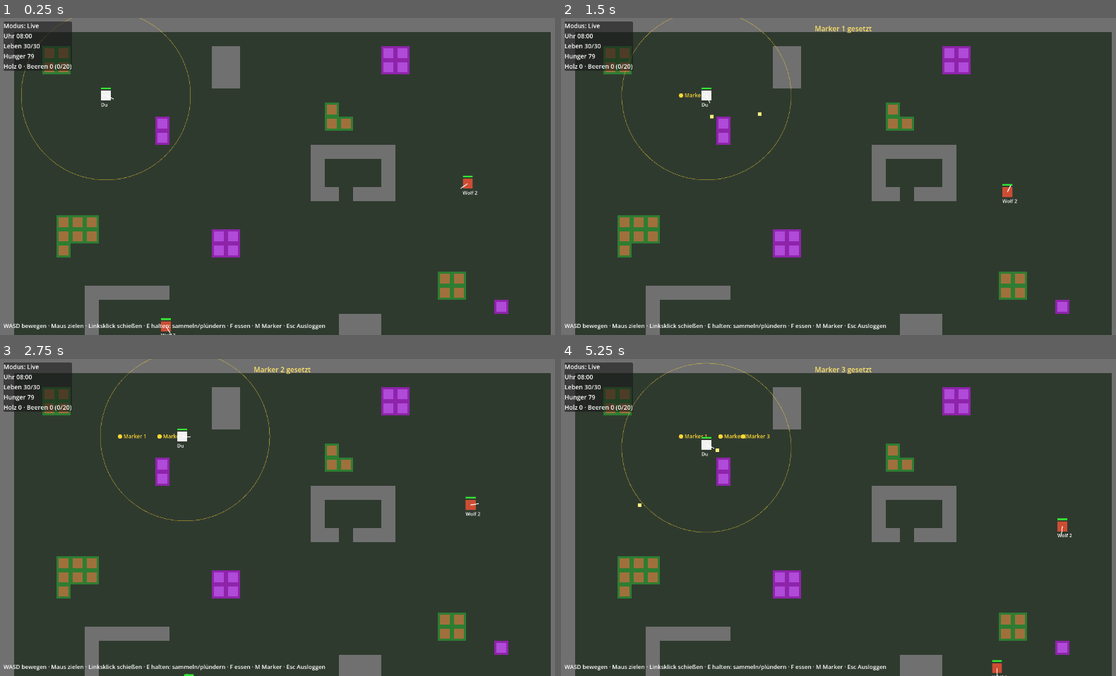
Above: before the commit, frames 1-4 (two rows, left to right).
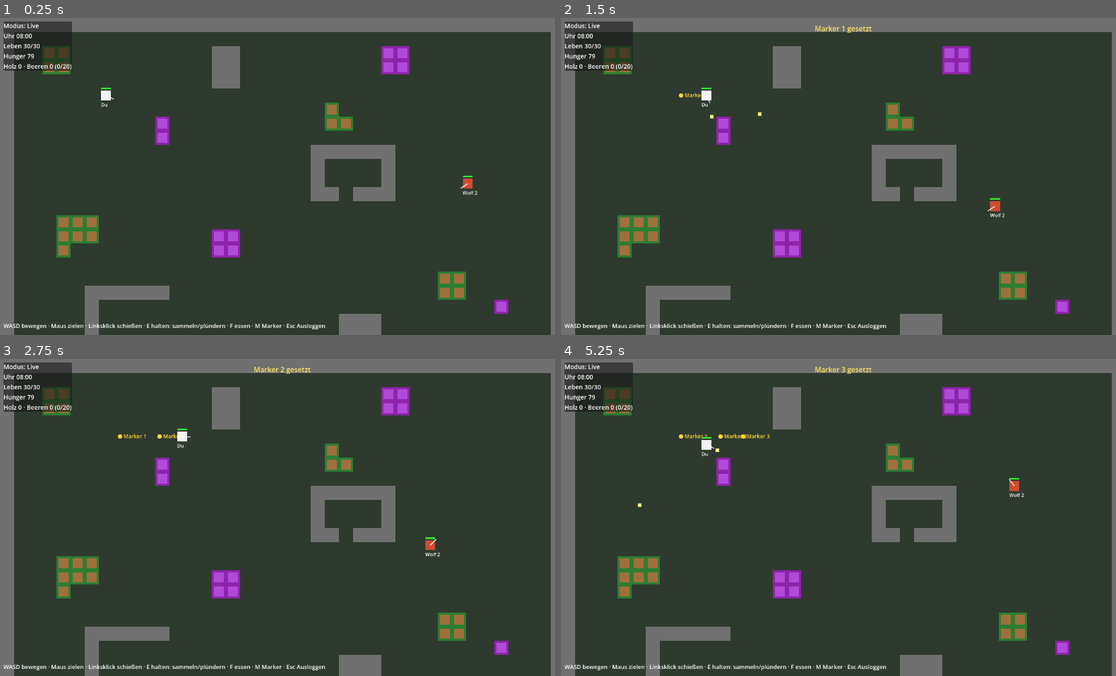
Above: after the commit, the same moments.

Repository: ShivaHaze/godot-game
Game: Godot game, scene res://game/main.tscn
The game is run twice, just before and just after one commit, with the same random seed, the same clock (stepped at 60 frames per second) and the same inputs.
Inputs (mouse positions are in pixels of both pictures, inside the frame that each line leads up to):
- Up to frame 1 (0.25 s): no input
- Up to frame 2 (1.5 s): tap Enter at 0.5 s; move the mouse to (966, 160) at 0.52 s; hold D (move_right) 0.53-1.25 s; tap F (eat) at 0.6 s; click (966, 160) at 0.67 s; tap M (place_marker) at 0.8 s; drag from (733, 192) to (816, 239) at 1.27 s
- Up to frame 3 (2.75 s): move the mouse to (338, 447) at 2.02 s; hold D (move_right) from 2.03 s (still down); tap F (eat) at 2.1 s; tap M (place_marker) at 2.3 s
- Up to frame 4 (5.25 s): release D (move_right) at 2.75 s; drag from (816, 580) to (672, 469) at 2.77 s; move the mouse to (1010, 565) at 3.52 s; hold A (move_left) 3.53-4.25 s; tap M (place_marker) at 3.6 s; drag from (672, 469) to (760, 438) at 4.27 s; move the mouse to (871, 517) at 5.02 s; hold S (move_down) from 5.03 s (still down); hold Shift from 5.03 s (still down); click (871, 517) at 5.17 s

The runs differ from the first frame. In frame 1, 0.2% of the frame differs, in the area x 3-35%, y 0-100%; in frame 2, 0.4%; in frame 3, 0.4%; in frame 4, 0.5%, in the area x 10-93%, y 1-100%.

Commit message:
Feinschliff nach Sichtprüfung (Bildschirmfotos aller Ansichten)
- Regel-Editor: Textknöpfe hoch/runter/löschen (Godots Standardfont hat keine ▲▼✕-Glyphen), Menü breiter,
  damit alle Zeilen ohne Scrollen passen
- Chronik: dieselbe Regel nach einer Pause (z. B. Busch nachgewachsen) nicht erneut protokollieren
- Leinen-Kreise beim Live-Spieler nur als Vorschau im Menü, beim NPC immer
- Wölfe streunen 12 statt 5 Kacheln (balance.json), Wolf-Spawn nahe dem Spieler-Spawn verlegt (map.json):
  in 8 h passiert jetzt etwas, aber nicht in der ersten Minute
- tools/screenshot_run.gd: Bildschirmfotos aller Ansichten für die Sichtprüfung

Co-Authored-By: Claude Fable 5.1 <noreply@anthropic.com>
Claude-Session: https://claude.ai/code/session_01RmMPQeVBJTnNWy85fL9v8i

Diff:
--- a/data/balance.json
+++ b/data/balance.json
@@ -86,7 +86,8 @@
     "_give_up_radius": "Ab dieser Distanz verliert ein jagender Wolf sein Ziel.",
     "regen_per_second": 0.5,
     "_regen_per_second": "Lebensregeneration beim Streunen (nach einer Flucht).",
-    "wander_radius": 5.0,
+    "wander_radius": 12.0,
+    "_wander_radius": "Streunradius um den Spawn. Groß genug, dass Wölfe auch beim Zeitsprung mal vorbeikommen.",
     "respawn_time": 300.0,
     "_respawn_time": "Sekunden, bis ein toter Wolf an einem Wolf-Spawn ersetzt wird.",
     "max_alive": 3
--- a/data/map.json
+++ b/data/map.json
@@ -28,11 +28,11 @@
     "#..............................TT......#",
     "#.....######...................TT......#",
     "#.....#............................B...#",
-    "#.....#....W............###............#",
+    "#.....#.................###............#",
     "#.....#.................###............#",
     "#......................................#",
     "#...B..................................#",
-    "#...B..............TTTT................#",
+    "#...B......W.......TTTT................#",
     "#..................TTTT.........W......#",
     "#......................................#",
     "#......................................#",
--- a/game/logout_menu.gd
+++ b/game/logout_menu.gd
@@ -59,8 +59,8 @@
 	_root.anchor_right = 0.5
 	_root.anchor_top = 0.5
 	_root.anchor_bottom = 0.5
-	_root.offset_left = -470
-	_root.offset_right = 470
+	_root.offset_left = -610
+	_root.offset_right = 610
 	_root.offset_top = -320
 	_root.offset_bottom = 320
 	add_child(_root)
@@ -81,7 +81,7 @@
 
 	_tip = Label.new()
 	_tip.autowrap_mode = TextServer.AUTOWRAP_WORD_SMART
-	_tip.custom_minimum_size = Vector2(900, 40)
+	_tip.custom_minimum_size = Vector2(1180, 40)
 	vbox.add_child(_tip)
 
 	_advanced = CheckButton.new()
@@ -90,7 +90,7 @@
 	vbox.add_child(_advanced)
 
 	_scroll = ScrollContainer.new()
-	_scroll.custom_minimum_size = Vector2(900, 330)
+	_scroll.custom_minimum_size = Vector2(1180, 330)
 	_scroll.size_flags_vertical = Control.SIZE_EXPAND_FILL
 	_scroll.visible = false
 	vbox.add_child(_scroll)
@@ -220,17 +220,17 @@
 		spacer.size_flags_horizontal = Control.SIZE_EXPAND_FILL
 		row.add_child(spacer)
 		var up := Button.new()
-		up.text = "▲"
+		up.text = "hoch"
 		up.disabled = index == 0
 		up.pressed.connect(_move_rule.bind(index, -1))
 		row.add_child(up)
 		var down := Button.new()
-		down.text = "▼"
+		down.text = "runter"
 		down.disabled = index >= rules.size() - 2
 		down.pressed.connect(_move_rule.bind(index, 1))
 		row.add_child(down)
 		var remove := Button.new()
-		remove.text = "✕"
+		remove.text = "löschen"
 		remove.pressed.connect(_remove_rule.bind(index))
 		row.add_child(remove)
 	return row
--- a/game/world_view.gd
+++ b/game/world_view.gd
@@ -71,7 +71,8 @@
 			var here: Vector2 = c.logout_pos * TILE
 			draw_circle(here, 4.0, Color(0.6, 0.8, 1.0))
 			draw_string(ThemeDB.fallback_font, here + Vector2(8, 4), "Hier", HORIZONTAL_ALIGNMENT_LEFT, -1, 12, Color(0.6, 0.8, 1.0))
-		if show_leashes:
+		# Leinen: beim NPC immer, beim Live-Spieler nur als Vorschau, solange das Ausloggen-Menü offen ist
+		if show_leashes and (c.control == SimCharacter.Controller.RULES or not preview_rules.is_empty()):
 			_draw_leashes(c)
 
 
--- a/sim/npc_controller.gd
+++ b/sim/npc_controller.gd
@@ -23,6 +23,7 @@
 
 ## Regelauswertung: erste zutreffende UND ausführbare Regel gewinnt. Eine zutreffende, aber nicht
 ## ausführbare Regel (z. B. "iss" ohne Essbares) wird übersprungen und einmal in der Chronik vermerkt.
+## Protokolliert wird ein Regelwechsel; nimmt der NPC nach einer Pause dieselbe Regel wieder auf, nicht erneut.
 static func _evaluate(world: SimWorld, c: SimCharacter) -> void:
 	var data := world.data
 	var facts := SimSensors.facts_for(world, c)
@@ -51,9 +52,11 @@
 		if not leash.is_empty():
 			c.leash_center = leash["center"]
 			c.leash_radius = leash["radius"]
-		if String(rule["then"]["action"]) != "eat":
+		if String(rule["then"]["action"]) != "eat" and chosen != c.last_logged_rule_index:
+			c.last_logged_rule_index = chosen
 			SimChronicle.log_rule(world, c, chosen, rule)
 	if chosen != RuleEngine.NO_MATCH and String(c.rules[chosen]["then"]["action"]) == "eat":
+		c.last_logged_rule_index = chosen
 		_eat_now(world, c, chosen, c.rules[chosen])
 
 
--- a/sim/sim_character.gd
+++ b/sim/sim_character.gd
@@ -48,6 +48,7 @@
 var chronicle: Array[Dictionary] = []   # {time, text}
 var active_rule_index: int = -1
 var skipped_rule_index: int = -1     # zuletzt als 'nicht möglich' übersprungene Regel (gegen Chronik-Spam)
+var last_logged_rule_index: int = -1 # zuletzt protokollierte Regel; dieselbe Regel nach einer Pause wird nicht erneut protokolliert
 var action_state: Dictionary = {}    # Zwischenzustand der aktiven Aktion (z. B. Sammelziel)
 var role_id: String = ""             # Zuletzt gewählte Rolle (nur Anzeige)
 var decision_timer: float = 0.0
--- a/sim/sim_world.gd
+++ b/sim/sim_world.gd
@@ -140,6 +140,7 @@
 	c.leash_radius = data.balf("npc.default_leash_radius")
 	c.active_rule_index = -1
 	c.skipped_rule_index = -1
+	c.last_logged_rule_index = -1
 	c.action_state = {}
 	c.decision_timer = 0.0
 	c.path.clear()
--- a/tests/unit/test_npc_controller.gd
+++ b/tests/unit/test_npc_controller.gd
@@ -201,3 +201,19 @@
 	var seconds_until_hungry := 0.3 / data.balf("hunger.decay_per_second_offline")
 	_tick(ceili(seconds_until_hungry / world.tick_dt) + 10)
 	assert_eq(npc.inventory["berries"], 1, "hat unterwegs gegessen")
+
+
+func test_resuming_same_rule_after_pause_is_not_logged_again() -> void:
+	npc.pos = Vector2(25.5, 5.5)
+	var rules := _rule_list([
+		{"if": {"condition": "else"}, "then": {"action": "gather", "params": {"resource": "berries", "place": "here", "radius": 3.5}}},
+	])
+	world.logout(npc.id, rules)
+	_tick(20 * 30)  # beide Büsche in der Leine leeren
+	assert_eq(npc.active_rule_index, RuleEngine.NO_MATCH, "nichts mehr zu sammeln")
+	var lines_before := npc.chronicle.size()
+	for node: SimResourceNode in world.map.nodes.values():
+		node.amount = node.max_amount  # nachgewachsen
+	_tick(20 * 2)
+	assert_eq(npc.active_rule_index, 0, "sammelt wieder")
+	assert_eq(npc.chronicle.size(), lines_before, "dieselbe Regel wird nicht erneut protokolliert")
--- /dev/null
+++ b/tools/screenshot_run.gd
@@ -0,0 +1,66 @@
+extends SceneTree
+## Macht Bildschirmfotos der wichtigsten Ansichten (Live, Marker, Menü, Advanced, Offline, Zeitsprung, danach, Versus).
+## Aufruf: godot --path . -s tools/screenshot_run.gd -- <Ausgabeordner>   (Standard: user://shots)
+
+var out_dir: String = "user://shots"
+
+
+func _init() -> void:
+	var args := OS.get_cmdline_user_args()
+	if args.size() > 0:
+		out_dir = args[0]
+	DirAccess.make_dir_recursive_absolute(out_dir)
+	_run()
+
+
+func _run() -> void:
+	await process_frame
+	var main: Node2D = load("res://game/main.tscn").instantiate()
+	root.add_child(main)
+	await _frames(30)
+	await _shot("1_live")
+	Input.action_press("move_right")
+	await _frames(45)
+	Input.action_release("move_right")
+	Input.action_press("place_marker")
+	await _frames(2)
+	Input.action_release("place_marker")
+	Input.action_press("move_down")
+	await _frames(30)
+	Input.action_release("move_down")
+	await _frames(5)
+	await _shot("2_live_marker")
+	main._open_menu()
+	await _frames(5)
+	await _shot("3_menu_roles")
+	main.menu._select_role("gatherer")
+	main.menu._advanced.button_pressed = true
+	await _frames(5)
+	await _shot("4_menu_advanced")
+	main.menu._on_confirm()
+	await _frames(150)
+	await _shot("5_offline")
+	main._start_skip()
+	await _frames(20)
+	await _shot("6_skipping")
+	while main.mode == main.Mode.SKIPPING:
+		await process_frame
+	await _frames(5)
+	await _shot("7_after_skip")
+	main._start_versus()
+	await _frames(30)
+	await _shot("8_versus")
+	print("SHOTS OK: ", out_dir)
+	quit()
+
+
+func _shot(name: String) -> void:
+	await process_frame
+	await process_frame
+	var image := root.get_texture().get_image()
+	image.save_png(out_dir.path_join(name + ".png"))
+
+
+func _frames(n: int) -> void:
+	for i in n:
+		await process_frame
Not shown, added: tools/screenshot_run.gd.uid
Not shown, changed: CLAUDE.md
